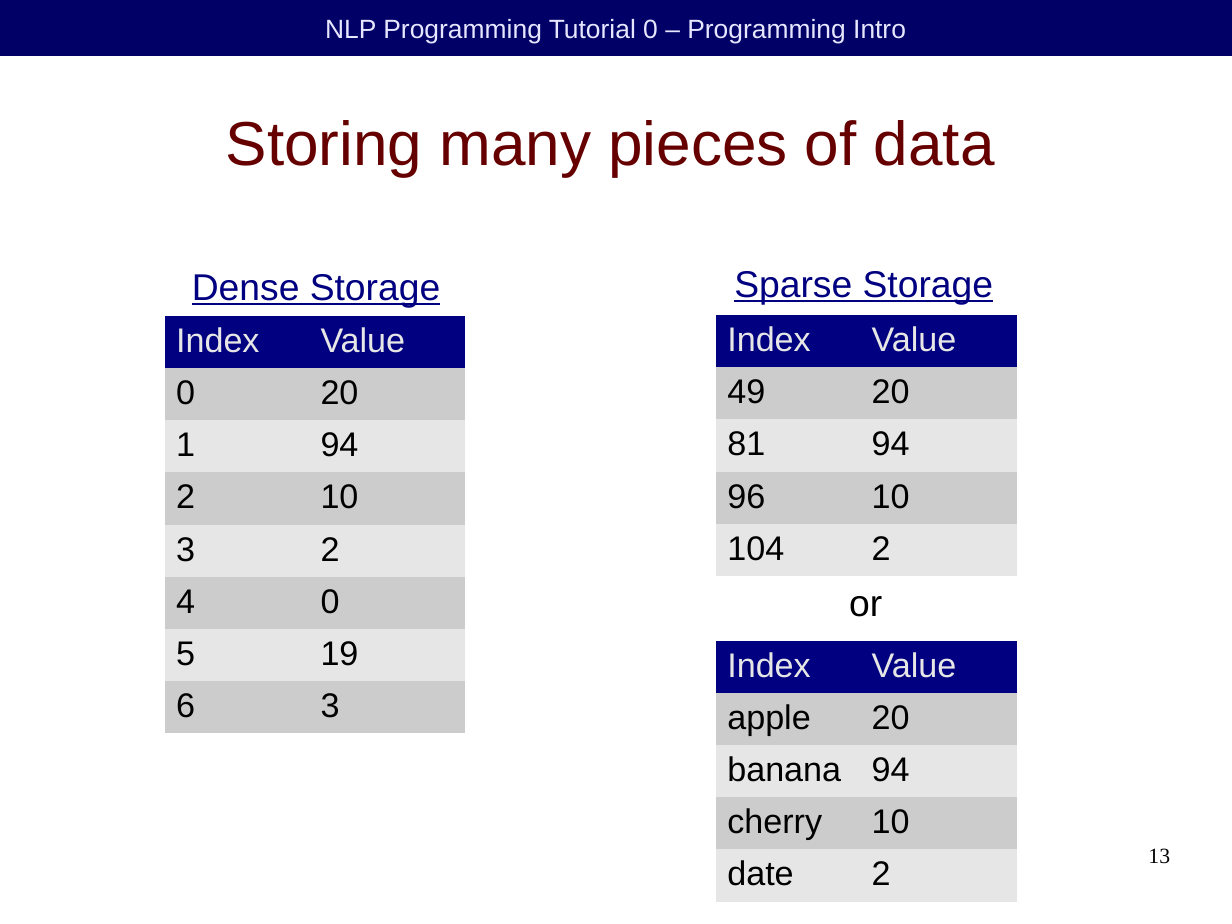
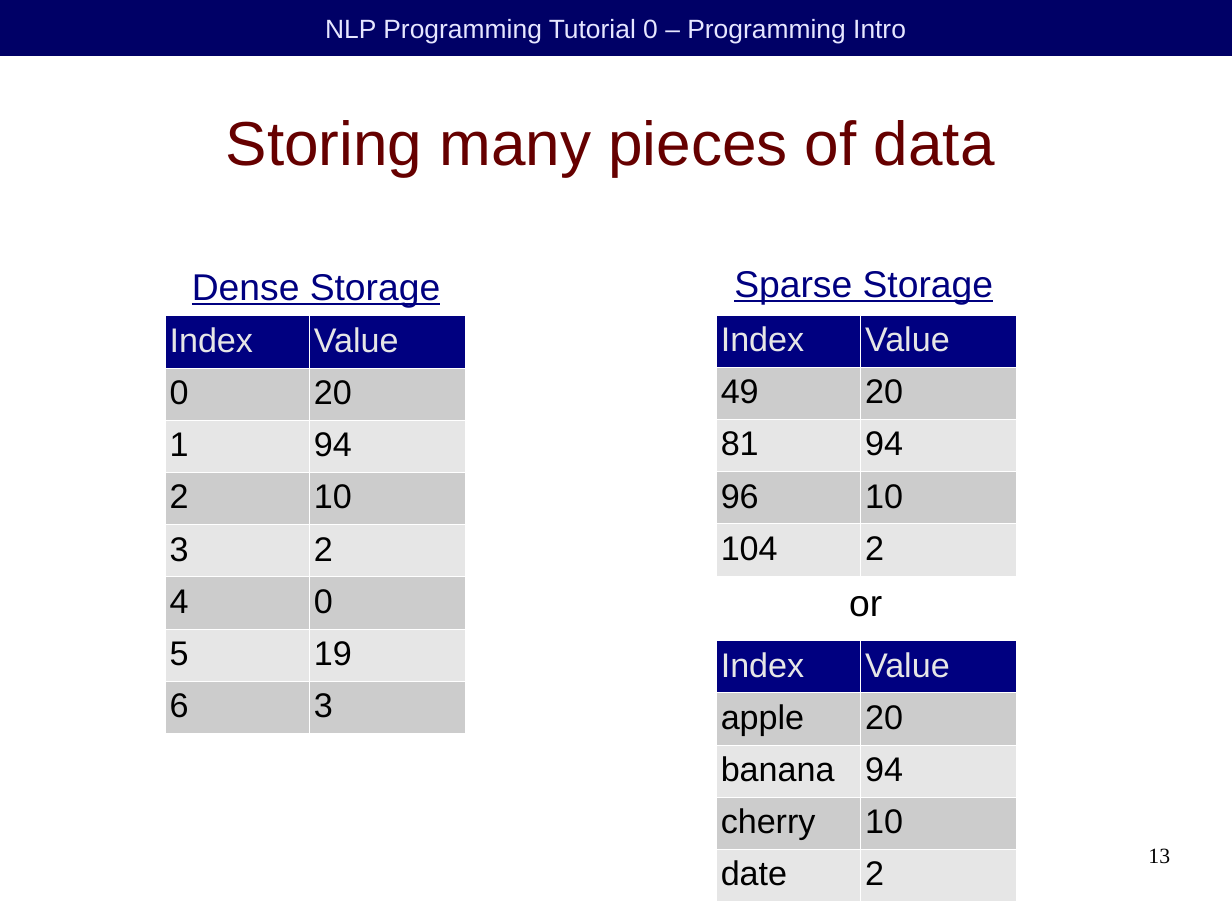
Before and after one commit to duffrind/nlppractice, a slide deck: slide 13 of download/00-intro/nlp-programming-en-00-intro.odp. Drawn at 1232x924 pixels with LibreOffice and Linux fonts; fonts in the diff are those of the drawing; background and template pictures are left out. Boxes give left, top, right and bottom in pixels: in the first picture for what was removed or moved away, otherwise in the second. Text is boxed around its words. In the diff, an @@ line names an element or a change of style, - is before the commit and + after.

```diff
--- a/download/00-intro/nlp-programming-en-00-intro.odp
+++ b/download/00-intro/nlp-programming-en-00-intro.odp
@@ table at box(165, 316, 465, 722) @@
@@ borders changed @@
@@ table at box(717, 315, 1016, 565) @@
@@ borders changed @@
@@ table at box(717, 641, 1016, 890) @@
@@ borders changed @@
```
Also in this commit, not shown: 16 other slides changed, 16 other files.
